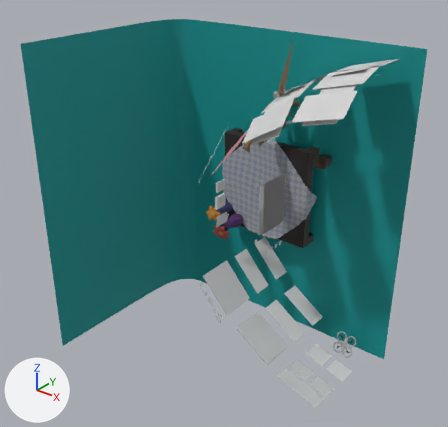
An edit to the OBJ model assets/workspace.obj, drawn before and after from the same camera.
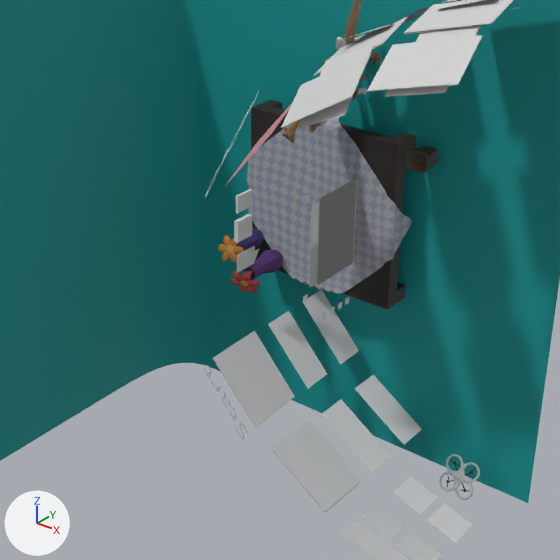
Each version appears first whole from a 50 mm lens placed at (8.21, -15.64, 8.65), pointed at (-2.83, -1.83, 0.09), and next in a close-up on the part from 18% to 90% of the width and 17% to 92% of the height. The axes (+X, +Y, +Z) are drawn at lower left. The lights are the same throughout. Where no turn or scale is listed for an object, it has been applied to the vertices. Vertices at the same position are counted once.

Objects in the first close-up: 'x_b_car_Plane.027', 'x_b_ie_Plane.031', 'x_b_minecraft_Plane.020', 'x_b_pic_Plane.029', 'x_b_skype_Plane.030', 'x_b_video_Plane.028', 'x_f_desk_Cube_Cube.001', 'x_f_drop_Backdrop_Plane.001', 'x_l_l7_Plane.036', 'x_l_la_Plane.043', 'x_l_lb_Plane.040', 'x_p_s2lide_Plane.008'.
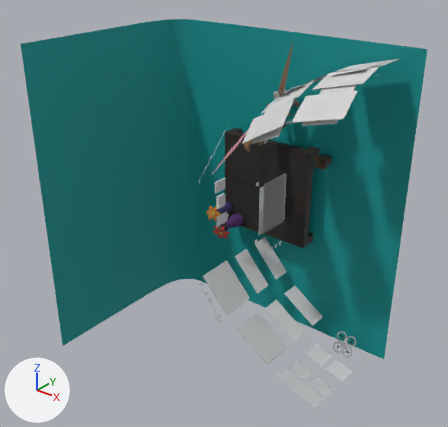
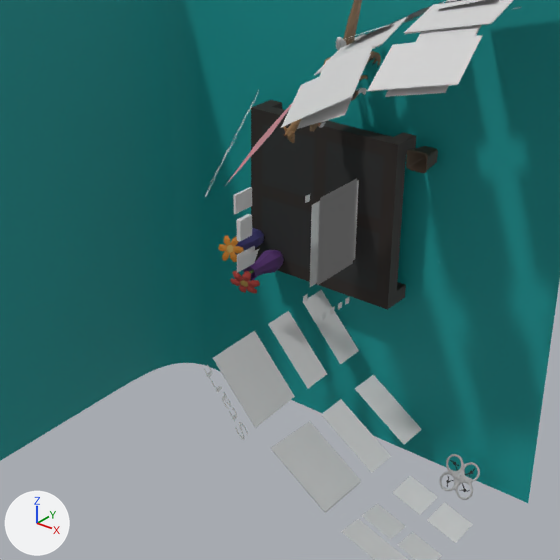
What the commit changed:
me_x_f_desk_cube_cube_001 has 572 vertices, 527 faces and spans x -4.86..-1.21, y 0.54..1.4, z -1.76..1.84.
me_x_f_desk_cube_cube_001 is used by ob_x_f_desk_cube_cube_001; location (0.0, 0.0, 0.0).
me_x_f_desk_cube_cube_001 part 1: the loose piece of 484 vertices spanning x -4.86..-1.21, y 0.54..1.32, z -1.76..1.84 is deleted.
me_x_f_desk_cube_cube_001 no longer uses material mat_material_019 (grey #ababab).
me_x_f_desk_cube_cube_001 no longer uses material mat_material_020 (grey #9096ab).

Where the change shows, as pixel boxes [x1, y1, x2, y2] in the close-ups (560 x 560 px):
'x_f_desk_Cube_Cube.001', reshaped: before [247, 100, 416, 310]; after [251, 100, 416, 310]
part 1 of me_x_f_desk_cube_cube_001, deleted: before [247, 117, 412, 294]
